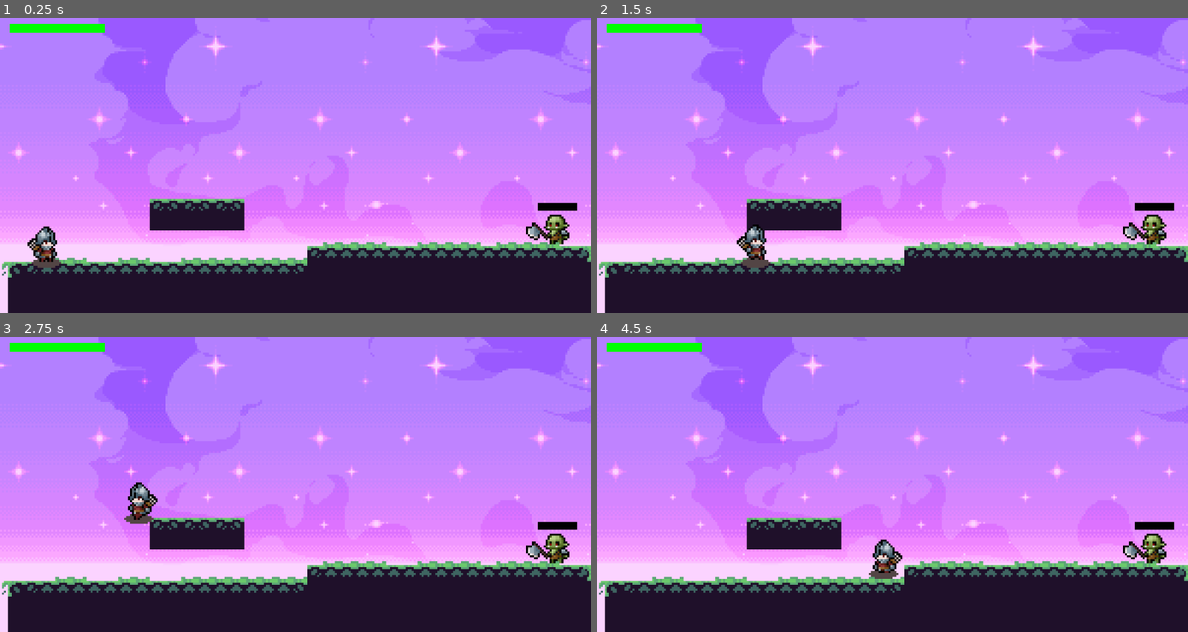
Above: before the commit, frames 1-4 (two rows, left to right).
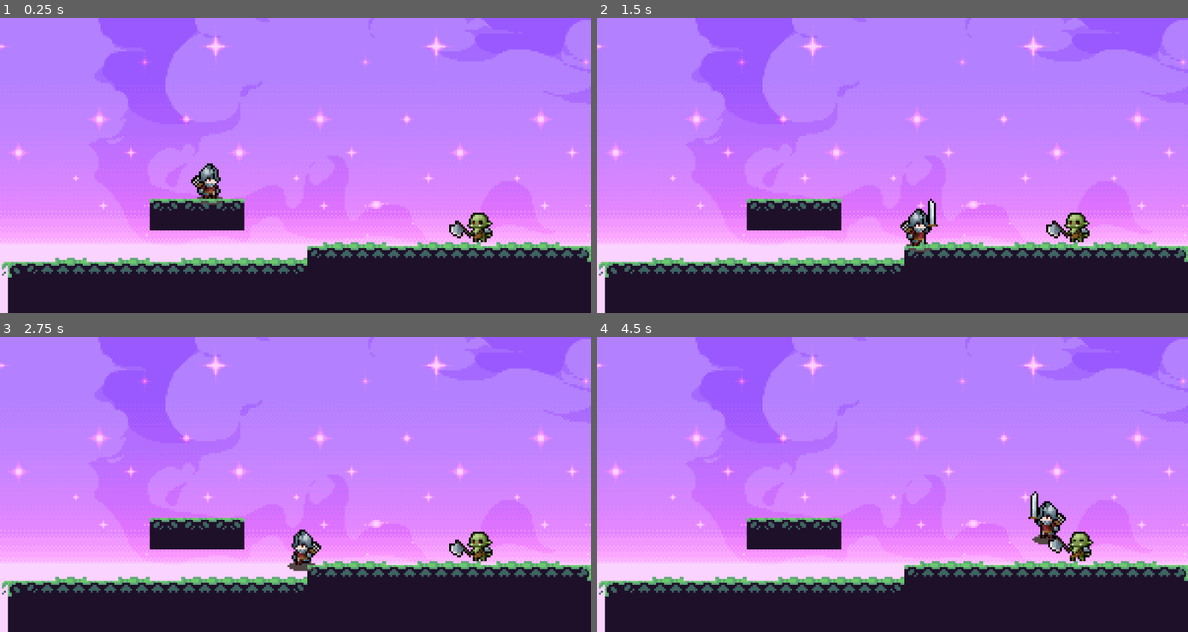
Above: after the commit, the same moments.

Repository: au3637n/Shadow-Breaker
Game: Godot game, scene res://Fases/fase_1.tscn
Same seed, same stepped clock (60 frames per second), same inputs: the game is played once before the commit and once after it. This scene is started directly instead of the project's main scene.
Inputs:
- Up to frame 1 (0.25 s): no input
- Up to frame 2 (1.5 s): tap Enter (ui_accept) at 0.5 s; hold D (right) from 0.53 s (still down); tap E (attack) at 0.6, 1.35 s; tap W (jump) at 0.77 s
- Up to frame 3 (2.75 s): tap W (jump) at 1.52 s; release D (right) at 2.03 s; hold A (left) from 2.03 s (still down); tap E (attack) at 2.1 s
- Up to frame 4 (4.5 s): release A (left) at 2.78 s; hold D (right) 2.78-4.28 s; tap E (attack) at 2.85, 3.6, 4.35 s; tap W (jump) at 3.02, 3.77 s; hold A (left) from 4.28 s (still down)

The runs differ from the first frame. In frame 1, 2.6% of the frame differs, in the area x 1-98%, y 2-85%; in frame 2, 2.7%; in frame 3, 2.7%; in frame 4, 2.8%, in the area x 1-98%, y 2-82%.

Commit message:
Prototipo teste configurado a interface de jogo principal

Diff:
--- a/Characters/player teste.tscn
+++ b/Characters/player teste.tscn
@@ -1,6 +1,6 @@
 [gd_scene format=3 uid="uid://cgmo5b0c6yji3"]
 
-[ext_resource type="Script" uid="uid://br06fs84n3hba" path="res://Scripts/Moviment_2d.gd" id="1_p8jxx"]
+[ext_resource type="Script" uid="uid://dbdtrrwaku2wk" path="res://Scripts/Movimento teste.gd" id="1_morkk"]
 [ext_resource type="Texture2D" uid="uid://bgqkd8sdm8a48" path="res://Assets/Soldier/Soldier_Attack01.png" id="2_morkk"]
 [ext_resource type="Texture2D" uid="uid://cjf2brf1kp3oi" path="res://Assets/Soldier/Soldier_Idle.png" id="3_ca386"]
 [ext_resource type="Texture2D" uid="uid://b2wsrrlo5cpys" path="res://Assets/Soldier/Soldier_Walk.png" id="4_44imm"]
@@ -187,7 +187,7 @@
 
 [node name="You" type="CharacterBody2D" unique_id=2131732850]
 top_level = true
-script = ExtResource("1_p8jxx")
+script = ExtResource("1_morkk")
 
 [node name="CollisionShape2D" type="CollisionShape2D" parent="." unique_id=454512905]
 position = Vector2(0, -1)
--- a/Fases/fase_1.tscn
+++ b/Fases/fase_1.tscn
@@ -1,9 +1,9 @@
 [gd_scene format=4 uid="uid://uborblr317qe"]
 
-[ext_resource type="PackedScene" uid="uid://b2k6dwvldvabd" path="res://Characters/enemy_1.tscn" id="1_5me8a"]
 [ext_resource type="Texture2D" uid="uid://pn40qkubvkda" path="res://Assets/Tiny_Metroidvania_8x8_Free/Grass_Tileset_Free.png" id="1_8krkx"]
-[ext_resource type="PackedScene" uid="uid://bmgy8kg1qyo1x" path="res://Characters/character_body_2d.tscn" id="2_iciit"]
+[ext_resource type="PackedScene" uid="uid://cgmo5b0c6yji3" path="res://Characters/player teste.tscn" id="3_0ecli"]
 [ext_resource type="Texture2D" uid="uid://xu1ktrly4nvk" path="res://Assets/MorningAdventuresV2/Background.png" id="3_iciit"]
+[ext_resource type="PackedScene" uid="uid://dxcrmqg0gb30b" path="res://Characters/enemy teste.tscn" id="4_nxvxg"]
 
 [sub_resource type="TileSetAtlasSource" id="TileSetAtlasSource_0ecli"]
 texture = ExtResource("3_iciit")
@@ -67,13 +67,6 @@
 
 [node name="fase1" type="Node2D" unique_id=1505274550]
 
-[node name="enemy1" parent="." unique_id=2060417931 instance=ExtResource("1_5me8a")]
-position = Vector2(283, 108)
-
-[node name="You" parent="." unique_id=2131732850 instance=ExtResource("2_iciit")]
-z_index = 2
-position = Vector2(23, 117)
-
 [node name="TileMapLayer2" type="TileMapLayer" parent="." unique_id=814578019]
 position = Vector2(217, 95)
 tile_map_data = PackedByteArray("AAD8//v/AAAAAAAAAAD8//z/AAAPAAAAAAA=")
@@ -96,3 +89,9 @@
 [node name="CollisionShape2D3" type="CollisionShape2D" parent="StaticBody2D" unique_id=658141513]
 position = Vector2(300.5, 78.5)
 shape = SubResource("RectangleShape2D_324lg")
+
+[node name="You" parent="." unique_id=2131732850 instance=ExtResource("3_0ecli")]
+position = Vector2(109, 84)
+
+[node name="enemy1" parent="." unique_id=2060417931 instance=ExtResource("4_nxvxg")]
+position = Vector2(244, 107)
--- a/Fases/fase_teste.tscn
+++ b/Fases/fase_teste.tscn
@@ -90,8 +90,8 @@
 position = Vector2(300.5, 78.5)
 shape = SubResource("RectangleShape2D_324lg")
 
-[node name="You" parent="." unique_id=2131732850 instance=ExtResource("3_1jg4h")]
-position = Vector2(102, 83)
+[node name="enemy1" parent="." unique_id=2060417931 instance=ExtResource("4_qia1d")]
+position = Vector2(222, 108)
 
-[node name="enemy1" parent="You" unique_id=2060417931 instance=ExtResource("4_qia1d")]
-position = Vector2(217, 110)
+[node name="You" parent="enemy1" unique_id=2131732850 instance=ExtResource("3_1jg4h")]
+position = Vector2(104, 81)
--- a/Scripts/enemy teste.tscn.gd
+++ b/Scripts/enemy teste.tscn.gd
@@ -40,12 +40,9 @@
 	anim.stop()
 	anim.play("hurt")
 
-	# Espera o hurt terminar
 	await anim.animation_finished
 
-	# Só volta para idle se:
-	# 1. O inimigo não morreu
-	# 2. Esse ainda é o último hit recebido
+
 	if not is_dead and this_hurt_id == hurt_id:
 		anim.play("idle")
 
--- a/Scripts/menu_principal.gd
+++ b/Scripts/menu_principal.gd
@@ -4,8 +4,7 @@
 
 
 func _on_jogar_pressed() -> void:
-	get_tree().change_scene_to_file("res://Fases/fase_1.tscn") # Replace with function body.
-
+	get_tree().change_scene_to_file("res://Fases/fase_1.tscn")
 
 func _on_sair_pressed() -> void:
 	get_tree().quit() # Replace with function body.
--- /dev/null
+++ b/menu_principal.gd
@@ -0,0 +1,8 @@
+extends Control
+
+
+
+
+
+func _on_jogar_pressed() -> void:
+	get_tree().change_scene_to_file("res://Fases/fase_1.tscn") # Replace with function body.
Not shown: 1 places in menu/menu_principal.tscn that only renumber resources
Not shown, added: menu_principal.gd.uid
